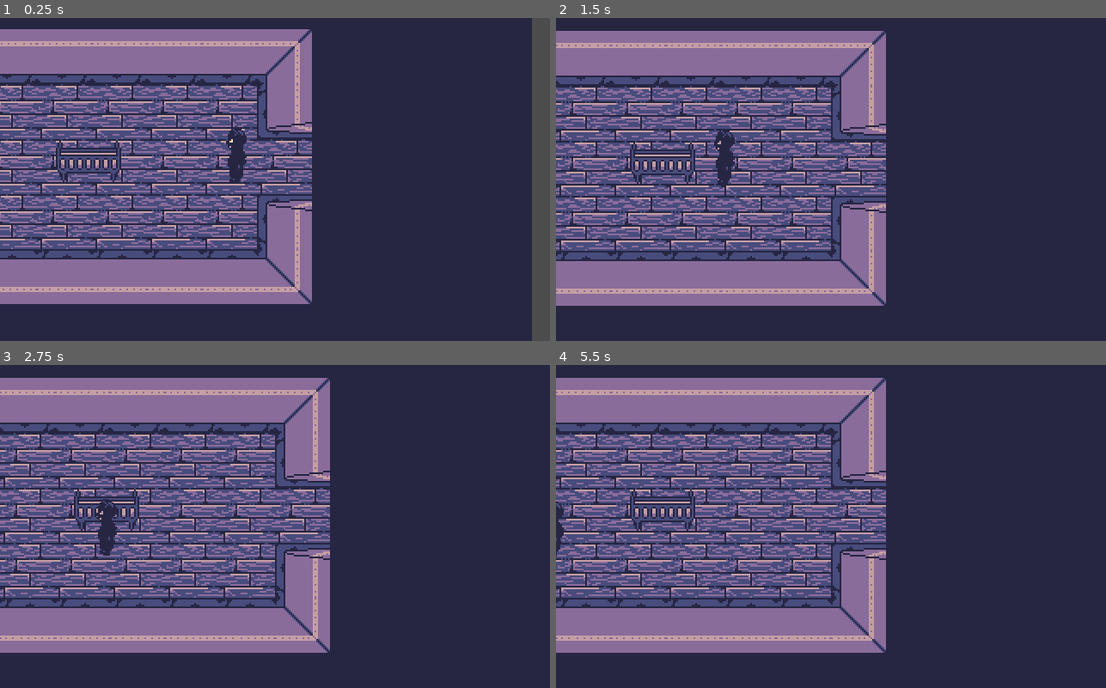
Above: before the commit, frames 1-4 (two rows, left to right).
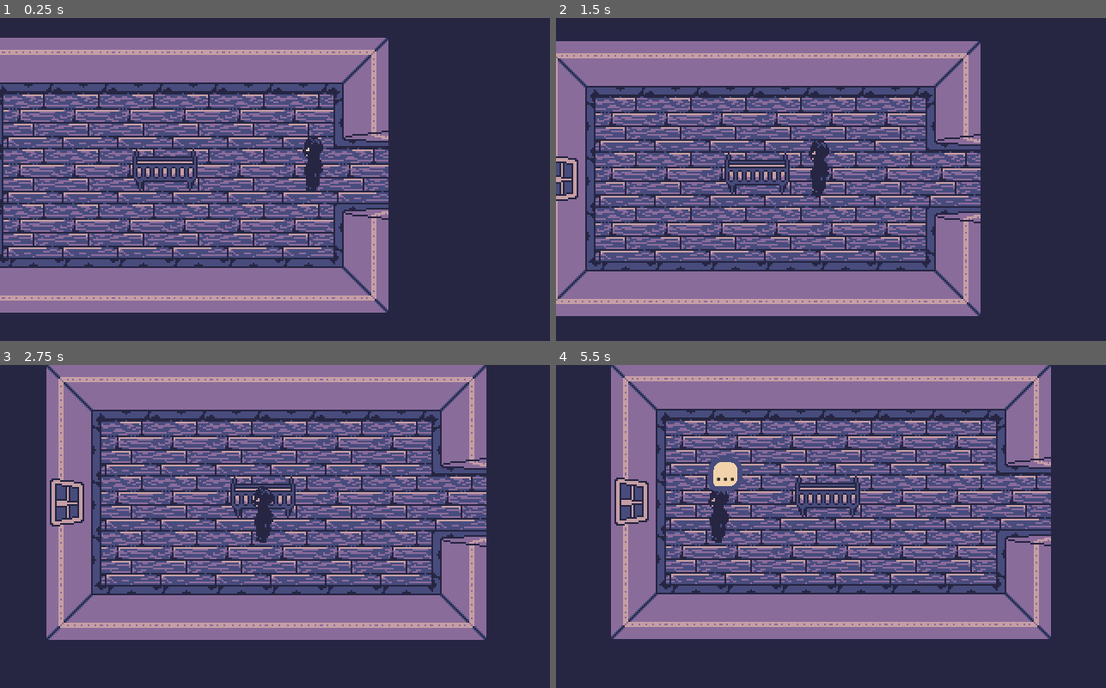
Above: after the commit, the same moments.

Repository: chickendude/dark-pages
Game: Godot game, scene res://Maps/BeccasRoom.tscn
The game is run twice, just before and just after one commit, with the same random seed, the same clock (stepped at 60 frames per second) and the same inputs. This scene is started directly instead of the project's main scene.
Inputs:
- Up to frame 1 (0.25 s): no input
- Up to frame 2 (1.5 s): tap Enter (ui_accept) at 0.5, 0.77 s; hold Right (ui_right) 0.53-1.28 s; hold Down (ui_down) from 1.28 s (still down)
- Up to frame 3 (2.75 s): tap Enter (ui_accept) at 1.52 s; release Down (ui_down) at 2.03 s; hold Right (ui_right) from 2.03 s (still down)
- Up to frame 4 (5.5 s): release Right (ui_right) at 2.78 s; hold Up (ui_up) 2.78-3.53 s; tap Enter (ui_accept) at 3.02, 3.77, 4.52, 5 s; hold Left (ui_left) 3.53-5.03 s; hold Down (ui_down) from 5.03 s (still down)

The runs differ from the first frame. In frame 1, 44% of the frame differs, in the area x 0-100%, y 0-100%; in frame 2, 46%; in frame 3, 56%; in frame 4, 58%, in the area x 0-90%, y 0-90%.

Commit message:
Add shaking and ThoughtBubble.

Diff:
--- a/Characters/StepdadMonster.gd
+++ b/Characters/StepdadMonster.gd
@@ -71,6 +71,6 @@
     will_in_range = true
     will = body
 
-func _player_out_of_range(body : Will):
+func _player_out_of_range(_body : Will):
     will_in_range = false
     will = null
--- a/Cutscenes/BeccasRoomCutscene.gd
+++ b/Cutscenes/BeccasRoomCutscene.gd
@@ -1,4 +1,6 @@
 extends Node2D
+
+const Bubble = preload("res://UI/ThoughtBubble.tscn")
 
 onready var stepdad : StepdadMonster = $StepdadMonster
 onready var remote_transform : RemoteTransform2D = $StepdadMonster/RemoteTransform2D
@@ -33,11 +35,20 @@
     stepdad.move_to(destination)
     yield(stepdad, "destination_reached")
 
+    # move to window
     destination.x -= 32 * 3
     stepdad.move_to(destination)
     yield(stepdad, "destination_reached")
 
-    # pause 1 second
+
+    yield(tree.create_timer(1), "timeout")
+
+    var thought_bubble : ThoughtBubble = Bubble.instance()
+    thought_bubble.text = '...'
+    thought_bubble.duration = 1
+    stepdad.add_child(thought_bubble)
+
+    # pause
     yield(tree.create_timer(2), "timeout")
 
     stepdad.set_facing_direction(Vector2.RIGHT)
@@ -51,9 +62,17 @@
     yield(tree.create_timer(2), "timeout")
 
     # show next text
-    Event.display_text("* CRASH *")
-    Event.display_text("What was that noise? Sheila...")
-    Event.display_text("SHEILA!!!!")
+    for i in range(5):
+        var num_pixels = (i & 1) * 2 - 1
+        print(num_pixels)
+        camera.offset_h = num_pixels
+        yield(tree.create_timer(.1), "timeout")
+    camera.offset_h = 0
+
+    thought_bubble = Bubble.instance()
+    thought_bubble.text = '!'
+    stepdad.add_child(thought_bubble)
+    yield(tree.create_timer(2), "timeout")
 
     stepdad.speed = 120
     destination.x += 32
--- a/Cutscenes/BeccasRoomCutscene.tscn
+++ b/Cutscenes/BeccasRoomCutscene.tscn
@@ -1,22 +1,10 @@
-[gd_scene load_steps=5 format=2]
+[gd_scene load_steps=3 format=2]
 
 [ext_resource path="res://Cutscenes/BeccasRoomCutscene.gd" type="Script" id=1]
-[ext_resource path="res://Maps/Camera.tscn" type="PackedScene" id=4]
 [ext_resource path="res://Characters/StepdadMonster.tscn" type="PackedScene" id=5]
-[ext_resource path="res://UI/TextBox.tscn" type="PackedScene" id=9]
 
 [node name="BeccasRoomCutscene" type="YSort"]
 script = ExtResource( 1 )
-
-[node name="Camera2D" parent="." instance=ExtResource( 4 )]
-position = Vector2( 325, 126 )
-limit_left = 0
-limit_right = 416
-limit_bottom = 224
-
-[node name="TextBox" parent="." instance=ExtResource( 9 )]
-
-[node name="YSort" type="YSort" parent="."]
 
 [node name="StepdadMonster" parent="." instance=ExtResource( 5 )]
 position = Vector2( 325, 126 )
--- a/Maps/BeccasRoom.gd
+++ b/Maps/BeccasRoom.gd
@@ -5,7 +5,6 @@
 func _ready():
     if not Event.events[Event.BECCAS_ROOM_CUTSCENE]:
         Event.events[Event.BECCAS_ROOM_CUTSCENE] = true
-
         # load cutscene
         var cutscene = BeccasRoomCutscene.instance()
         var ysort = $YSort
--- a/Maps/BeccasRoom.tscn
+++ b/Maps/BeccasRoom.tscn
@@ -62,7 +62,7 @@
 direction = Vector2( 1, 0 )
 
 [node name="Will" parent="YSort" instance=ExtResource( 2 )]
-position = Vector2( 78, 124 )
+position = Vector2( 73, 124 )
 
 [node name="RemoteTransform2D" type="RemoteTransform2D" parent="YSort/Will"]
 remote_path = NodePath("../../../Camera2D")
@@ -70,6 +70,6 @@
 update_scale = false
 
 [node name="Camera2D" parent="." instance=ExtResource( 3 )]
-position = Vector2( 78, 124 )
+position = Vector2( 73, 124 )
 limit_left = 0
 limit_bottom = 224
--- /dev/null
+++ b/UI/ThoughtBubble.gd
@@ -0,0 +1,13 @@
+extends Node2D
+
+class_name ThoughtBubble
+
+onready var label = $Label
+
+var text := ''
+var duration := 2.0
+
+func _ready() -> void:
+    label.text = text
+    yield(get_tree().create_timer(duration), 'timeout')
+    queue_free()
--- /dev/null
+++ b/UI/ThoughtBubble.tscn
@@ -0,0 +1,33 @@
+[gd_scene load_steps=3 format=2]
+
+[ext_resource path="res://UI/ThoughtBubble.gd" type="Script" id=1]
+
+[sub_resource type="StyleBoxFlat" id=1]
+bg_color = Color( 0.94902, 0.827451, 0.670588, 1 )
+border_width_left = 3
+border_width_top = 3
+border_width_right = 3
+border_width_bottom = 3
+border_color = Color( 0.286275, 0.301961, 0.494118, 1 )
+corner_radius_top_left = 8
+corner_radius_top_right = 8
+corner_radius_bottom_right = 8
+corner_radius_bottom_left = 5
+corner_detail = 10
+anti_aliasing = false
+
+[node name="Node2D" type="Node2D"]
+position = Vector2( -8, -48 )
+script = ExtResource( 1 )
+
+[node name="Label" type="Label" parent="."]
+margin_right = 20.0
+margin_bottom = 20.0
+size_flags_horizontal = 5
+custom_styles/normal = SubResource( 1 )
+custom_colors/font_color = Color( 0, 0, 0, 1 )
+text = "!"
+align = 1
+__meta__ = {
+"_edit_use_anchors_": false
+}
--- a/project.godot
+++ b/project.godot
@@ -24,6 +24,11 @@
 "language": "GDScript",
 "path": "res://Characters/StepdadMonster.gd"
 }, {
+"base": "Node2D",
+"class": "ThoughtBubble",
+"language": "GDScript",
+"path": "res://UI/ThoughtBubble.gd"
+}, {
 "base": "KinematicBody2D",
 "class": "Will",
 "language": "GDScript",
@@ -33,6 +38,7 @@
 "DiaryPage": "",
 "Door": "",
 "StepdadMonster": "",
+"ThoughtBubble": "",
 "Will": ""
 }
 
